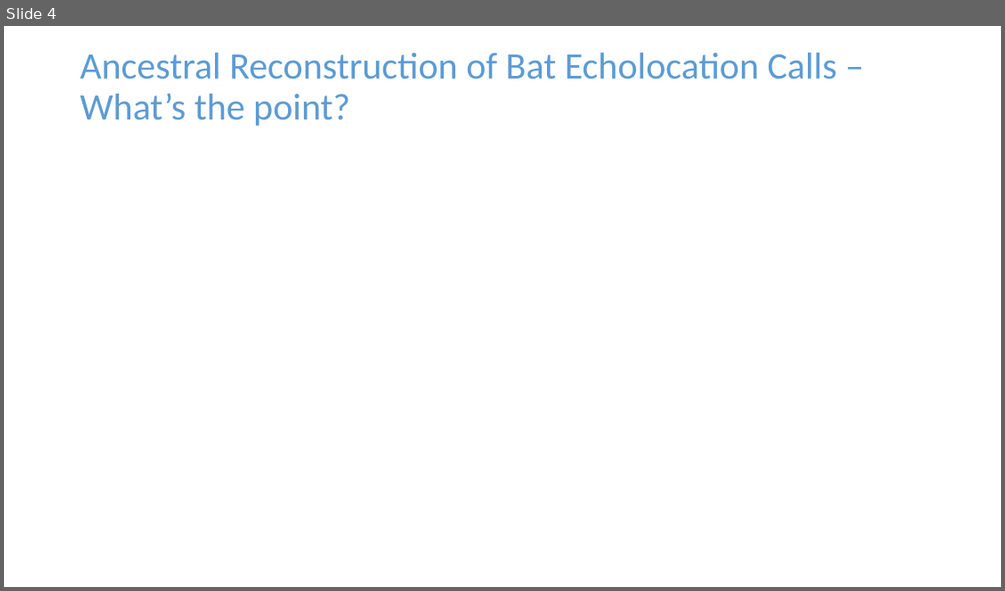
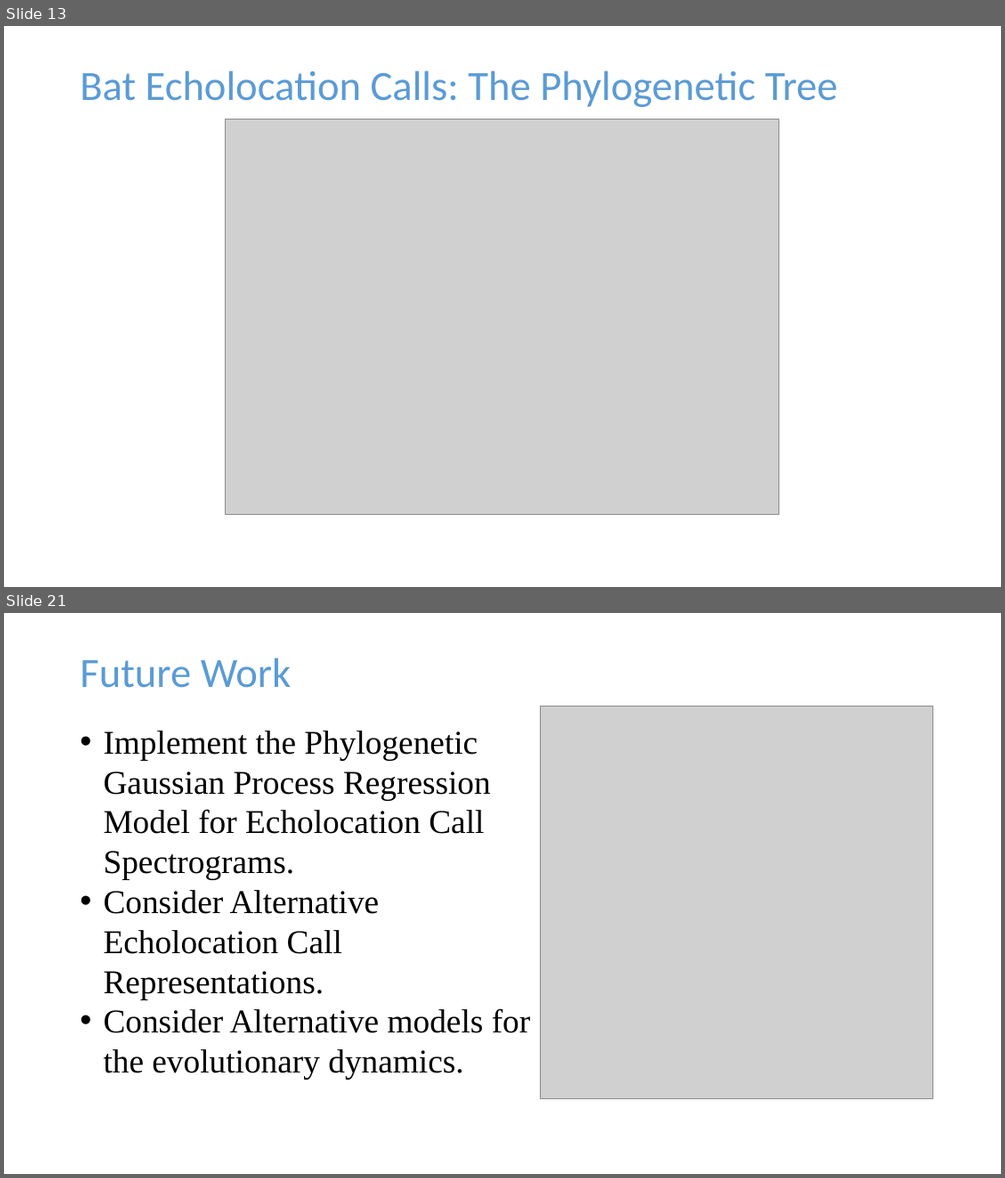
Before and after one commit to jpmeagher/SDS_Imperial, a slide deck: Presentation/Slides/Draft_0.pptx. Shown one above the other, each under a label of ours: slide 4 before the commit, slides 13 and 21 after it; the slides between them are not shown. The pictures are 1005x591 and 1005x1178 pixels, drawn with LibreOffice and Linux fonts; fonts in the diff are those of the drawing; grey boxes stand for pictures. Boxes give left, top, right and bottom in pixels: in the first picture for what was removed or moved away, otherwise in the second. Text is boxed around its words. In the diff, an @@ line names an element or a change of style, - is before the commit and + after.

```diff
--- a/Presentation/Slides/Draft_0.pptx
+++ b/Presentation/Slides/Draft_0.pptx
@@ slide 21 added at (x1=4, y1=613, x2=1001, y2=1174), background #FFFFFF @@
@@ title added at (x1=80, y1=657, x2=291, y2=688), 40 pt, text #5B9BD5 @@
+Future Work
@@ picture added at (x1=540, y1=706, x2=933, y2=1098) @@
@@ text added at (x1=104, y1=730, x2=531, y2=1078), 32 pt, text #000000 @@
+• Implement the Phylogenetic Gaussian Process Regression Model for Echolocation Call Spectrograms.
+• Consider Alternative Echolocation Call Representations.
+• Consider Alternative models for the evolutionary dynamics.
@@ what was slide 4 is now slide 13 @@
@@ slide 13 changed as well @@
@@ title at (x1=80, y1=70, x2=838, y2=107): text changed; size 36 to 40 pt @@
-Ancestral Reconstruction of Bat Echolocation Calls – What’s the point?
+Bat Echolocation Calls: The Phylogenetic Tree
@@ picture added at (x1=226, y1=119, x2=778, y2=514) @@
```
Also in this commit, not shown: 1 other slide changed, 18 other slides added, 3 slides removed, 2 other files.
